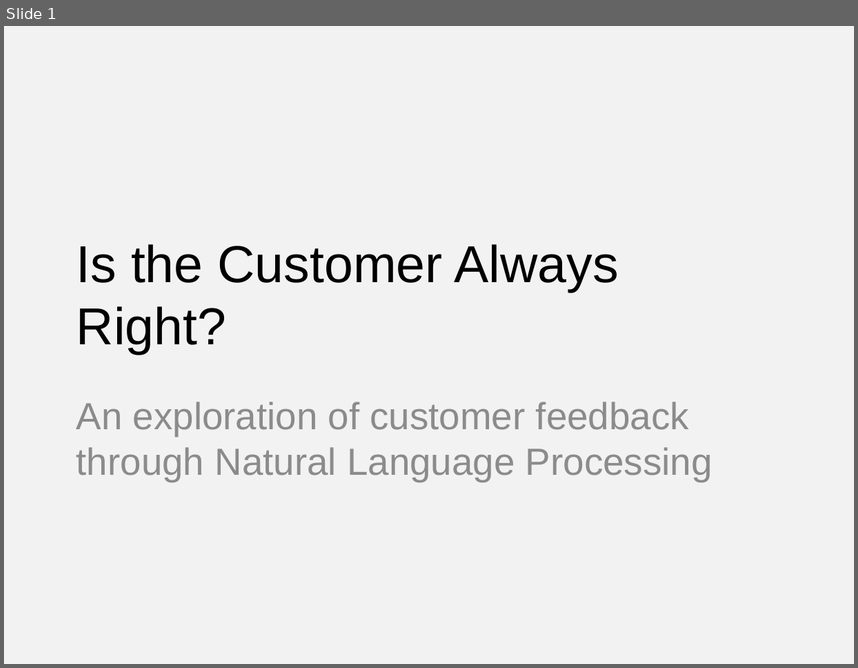
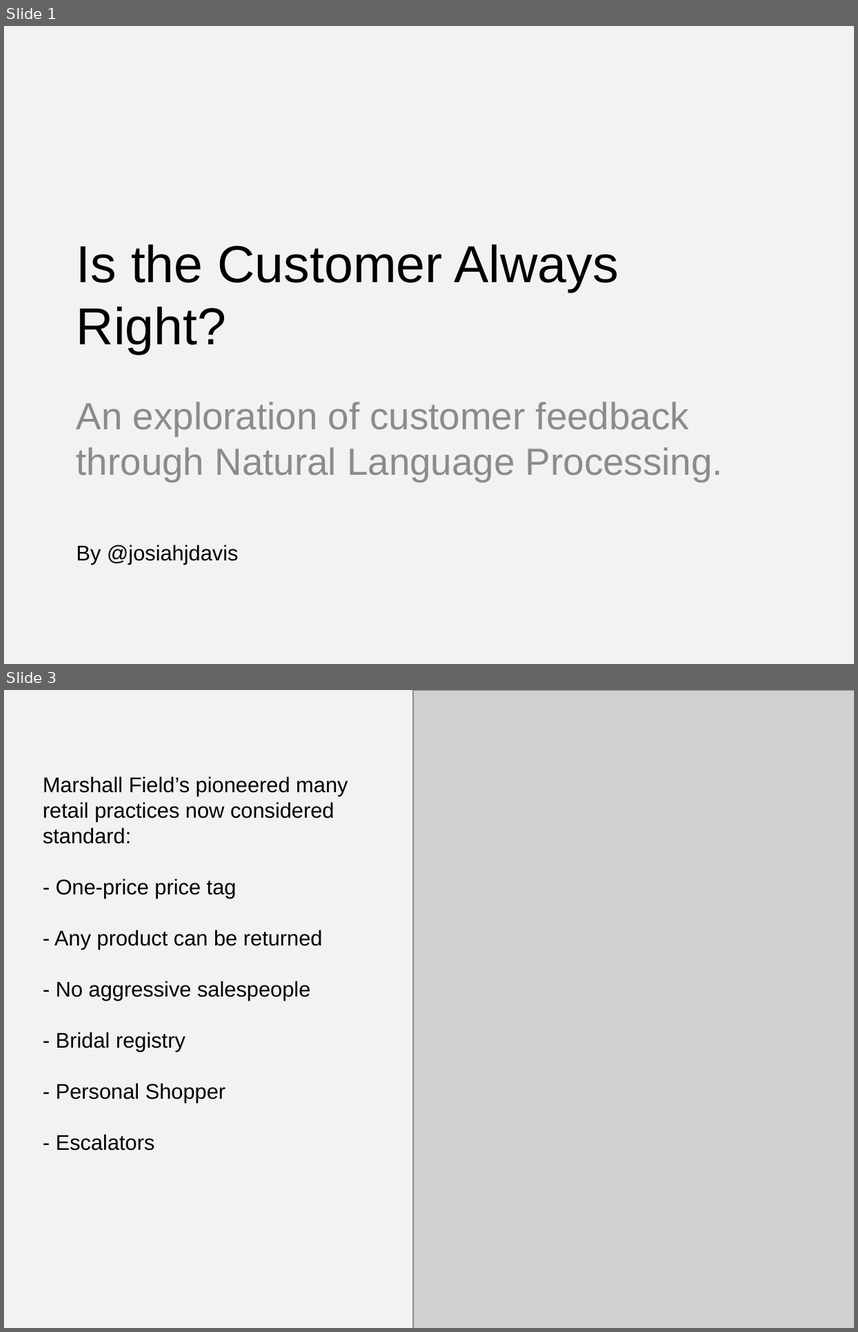
Before and after one commit to josiahdavis/earl, a slide deck: slides.pptx. Shown one above the other, each under a label of ours: slide 1 before the commit, slides 1 and 3 after it; the slides between them are not shown. The pictures are 858x668 and 858x1332 pixels, drawn with LibreOffice and Linux fonts; fonts in the diff are those of the drawing; grey boxes stand for pictures. Boxes give left, top, right and bottom in pixels: in the first picture for what was removed or moved away, otherwise in the second. Text is boxed around its words. In the diff, an @@ line names an element or a change of style, - is before the commit and + after.

```diff
--- a/slides.pptx
+++ b/slides.pptx
@@ slide 3 added at (4,690,854,1328), background #F2F2F2 @@
@@ picture added at (413,690,854,1328) @@
@@ title added at (43,776,348,1150), 18 pt, text #000000 @@
+Marshall Field’s pioneered many retail practices now considered standard:
+- One-price price tag
+- Any product can be returned
+- No aggressive salespeople
+- Bridal registry
+- Personal Shopper
+- Escalators
@@ slide 1 changed as well @@
@@ subtitle at (76,401,723,564): text changed @@
-An exploration of customer feedback through Natural Language Processing
+An exploration of customer feedback through Natural Language Processing.
+By @josiahjdavis
```
Also in this commit, not shown: 3 other slides changed, 18 other slides added, 9 slides removed, 51 other files.
